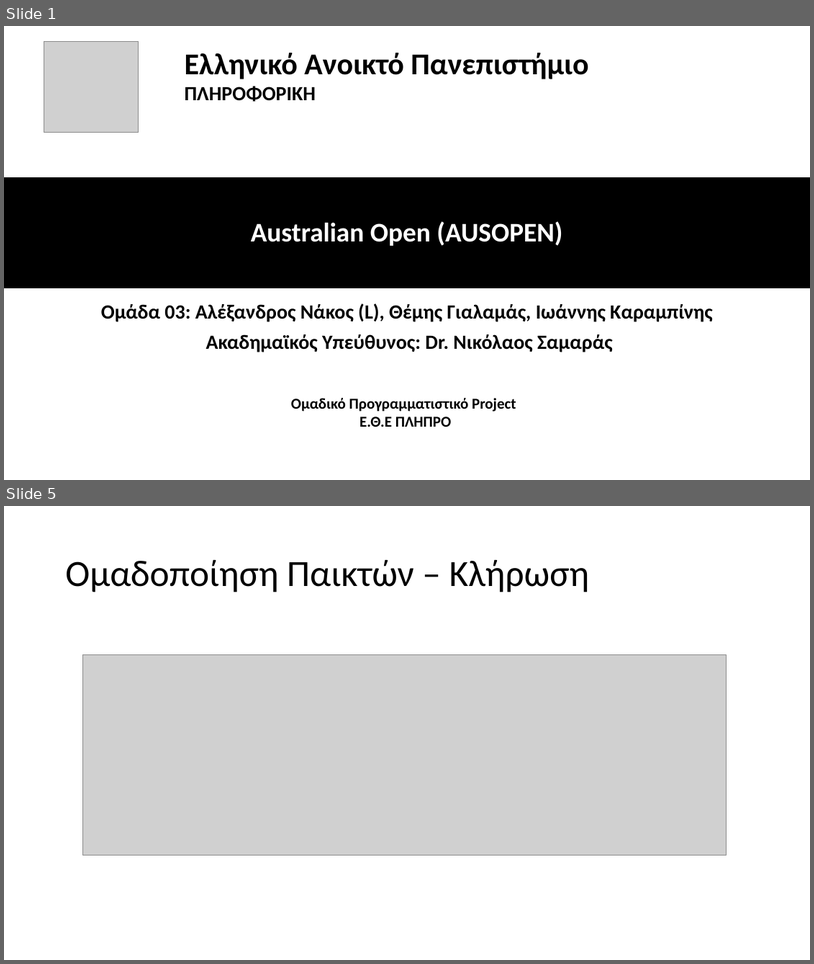
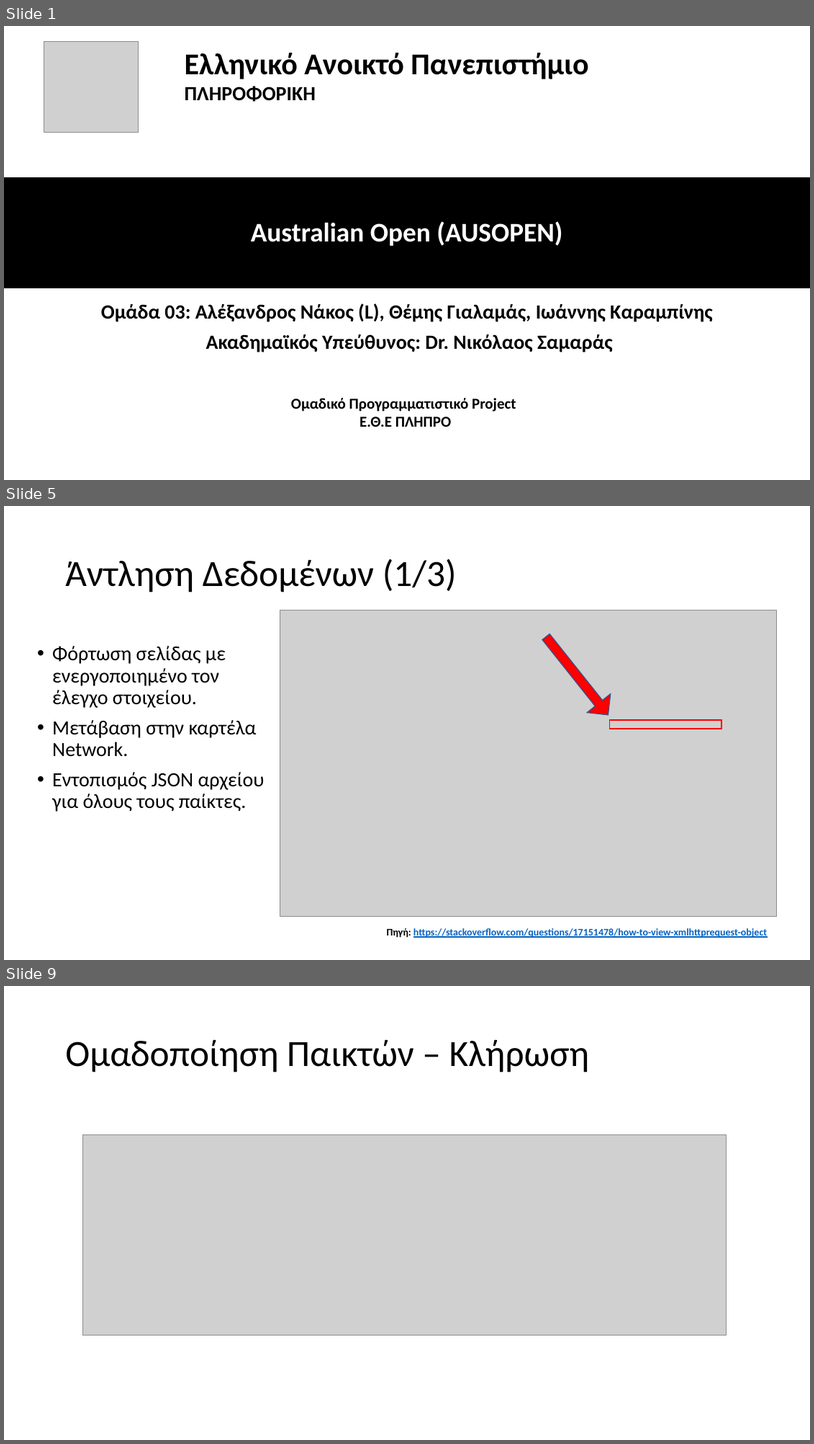
Before and after one commit to Grinabl/plhpro-group3-21-22, a slide deck: ΠΛΗΠΡΟ-ΟΜΑΔΑ03-Australian Open.pptx. Shown one above the other, each under a label of ours: slides 1 and 5 before the commit, slides 1, 5 and 9 after it; the slides between them are not shown. The pictures are 814x964 and 814x1444 pixels, drawn with LibreOffice and Linux fonts; fonts in the diff are those of the drawing; grey boxes stand for pictures. Boxes give left, top, right and bottom in pixels: in the first picture for what was removed or moved away, otherwise in the second. Text is boxed around its words. In the diff, an @@ line names an element or a change of style, - is before the commit and + after.

```diff
--- a/ΠΛΗΠΡΟ-ΟΜΑΔΑ03-Australian Open.pptx
+++ b/ΠΛΗΠΡΟ-ΟΜΑΔΑ03-Australian Open.pptx
@@ slide 5 added at <box>4,506,810,960</box>, background #FFFFFF @@
@@ title added at <box>65,559,457,592</box>, 44 pt, text #000000 @@
+Άντληση Δεδομένων (1/3)
@@ picture added at <box>280,610,777,916</box> @@
@@ right arrow added at <box>534,628,620,724</box>, fill #FF0000, outline #325491 1 pt @@
@@ text added at <box>52,646,265,811</box>, 24 pt, text #000000 @@
+• Φόρτωση σελίδας με ενεργοποιημένο τον έλεγχο στοιχείου.
+• Μετάβαση στην καρτέλα Network.
+• Εντοπισμός JSON αρχείου για όλους τους παίκτες.
@@ rectangle added at <box>610,720,722,728</box>, outline #FF0000 1.5 pt @@
@@ text added at <box>387,928,767,937</box>, 12 pt, text #0563C1, bold, underline @@
+Πηγή: https://stackoverflow.com/questions/17151478/how-to-view-xmlhttprequest-object
@@ what was slide 5 is now slide 9 @@
```
Also in this commit, not shown: 2 slides changed, 8 other slides added, 1 slide removed.
